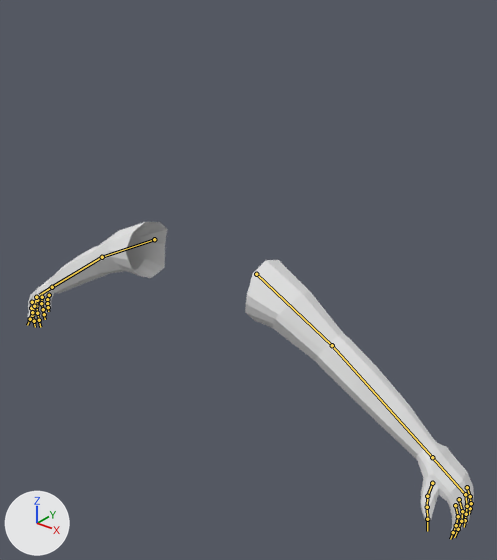
The FBX model Assets/Models/human_viewmodel.fbx: old version first, new version second.
One viewpoint serves both versions: a 50 mm lens placed at (4.73, -5.17, 3.2), pointed at (0.78, -0.23, 0.14). Every picture has the same lights, and +X, +Y and +Z are marked at lower left. The bones that bend it are drawn over the model as lines.

Names of what the first picture shows: 'EnemyMesh'.
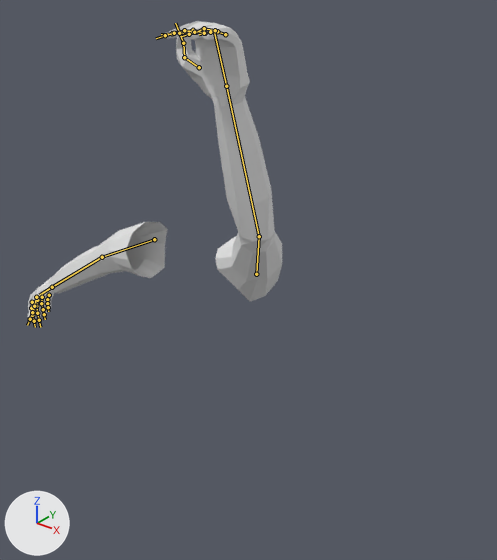
The newer file adds an action. The first version stands in its rest pose; the second is drawn at frame 1 of the action 'Armature|Hang'.

Boxes (x1, y1, x2, y2) around the edits, measured in the pictures (497 x 560 px):
'EnemyMesh', posed (43% narrower): before (27, 222, 474, 534); after (27, 21, 282, 322)
bone 'Upper_Arm.L', root to tip: before (256, 274) to (332, 345); after (256, 274) to (259, 236)
bone 'Lower_Arm.L', root to tip: before (332, 345) to (432, 457); after (259, 236) to (226, 86)
bone 'Little_Finger_Proximal.L', root to tip: before (467, 487) to (470, 496); after (225, 34) to (217, 31)
bone 'Ring_Finger_Proximal.L', root to tip: before (465, 494) to (467, 506); after (215, 30) to (204, 28)
bone 'Middle_Finger_Proximal.L', root to tip: before (459, 499) to (462, 511); after (204, 33) to (193, 30)
bone 'Middle_Finger_Intermediate.L', root to tip: before (462, 511) to (461, 521); after (193, 30) to (183, 32)
bone 'Middle_Finger_Distal.L', root to tip: before (461, 521) to (458, 529); after (183, 32) to (172, 33)
bone 'Index_Finger_Proximal.L', root to tip: before (455, 505) to (458, 516); after (194, 32) to (184, 30)
bone 'Index_Finger_Intermediate.L', root to tip: before (458, 516) to (456, 525); after (184, 30) to (174, 33)
bone 'Thumb_Proximal.L', root to tip: before (432, 483) to (427, 496); after (199, 67) to (184, 57)
bone 'Thumb_Intermediate.L', root to tip: before (427, 496) to (427, 507); after (184, 57) to (183, 43)
bone 'Thumb_Distal.L', root to tip: before (427, 507) to (427, 519); after (183, 43) to (179, 33)

What changed in the scene script:
```text
Change bone_upper_arm_l:
    where bone_upper_arm_l = bpy.data.objects['Armature'].pose.bones['Upper_Arm.L']
    bone_upper_arm_l.rotation_quaternion: (1.0, 0.0, 0.0, 0.0) -> (0.367, 0.664, -0.649, -0.057)  # degrees (0, 0, 0) -> degrees (142, -24, -80)
Change bone_lower_arm_l:
    where bone_lower_arm_l = bpy.data.objects['Armature'].pose.bones['Lower_Arm.L']  # child of 'Upper_Arm.L'
    bone_lower_arm_l.rotation_quaternion: (1.0, 0.0, 0.0, 0.0) -> (0.714, 0.282, 0.639, 0.047)  # degrees (0, 0, 0) -> degrees (87, 62, 67)
Change bone_little_finger_proximal_l:
    where bone_little_finger_proximal_l = bpy.data.objects['Armature'].pose.bones['Little_Finger_Proximal.L']  # child of 'Hand.L'
    bone_little_finger_proximal_l.rotation_quaternion: (1.0, 0.0, 0.0, 0.0) -> (0.968, 0.0, 0.0, -0.25)  # degrees (0, 0, 0) -> degrees (0, 0, -29)
Change bone_ring_finger_proximal_l:
    where bone_ring_finger_proximal_l = bpy.data.objects['Armature'].pose.bones['Ring_Finger_Proximal.L']  # child of 'Hand.L'
    bone_ring_finger_proximal_l.rotation_quaternion: (1.0, 0.0, 0.0, 0.0) -> (0.975, 0.0, 0.0, -0.221)  # degrees (0, 0, 0) -> degrees (0, 0, -26)
Change bone_middle_finger_proximal_l:
    where bone_middle_finger_proximal_l = bpy.data.objects['Armature'].pose.bones['Middle_Finger_Proximal.L']  # child of 'Hand.L'
    bone_middle_finger_proximal_l.rotation_quaternion: (1.0, 0.0, 0.0, 0.0) -> (0.97, 0.0, 0.0, -0.243)  # degrees (0, 0, 0) -> degrees (0, 0, -28)
Change bone_middle_finger_intermediate_l:
    where bone_middle_finger_intermediate_l = bpy.data.objects['Armature'].pose.bones['Middle_Finger_Intermediate.L']  # child of 'Middle_Finger_Proximal.L'
    bone_middle_finger_intermediate_l.rotation_quaternion: (1.0, 0.0, 0.0, 0.0) -> (0.999, 0.0, 0.0, 0.054)  # degrees (0, 0, 0) -> degrees (0, 0, 6)
Change bone_middle_finger_distal_l:
    where bone_middle_finger_distal_l = bpy.data.objects['Armature'].pose.bones['Middle_Finger_Distal.L']  # child of 'Middle_Finger_Intermediate.L'
    bone_middle_finger_distal_l.rotation_quaternion: (1.0, 0.0, 0.0, 0.0) -> (0.994, 0.0, 0.0, 0.11)  # degrees (0, 0, 0) -> degrees (0, 0, 13)
Change bone_index_finger_proximal_l:
    where bone_index_finger_proximal_l = bpy.data.objects['Armature'].pose.bones['Index_Finger_Proximal.L']  # child of 'Hand.L'
    bone_index_finger_proximal_l.rotation_quaternion: (1.0, 0.0, 0.0, 0.0) -> (0.969, 0.0, 0.0, -0.249)  # degrees (0, 0, 0) -> degrees (0, 0, -29)
Change bone_index_finger_intermediate_l:
    where bone_index_finger_intermediate_l = bpy.data.objects['Armature'].pose.bones['Index_Finger_Intermediate.L']  # child of 'Index_Finger_Proximal.L'
    bone_index_finger_intermediate_l.rotation_quaternion: (1.0, 0.0, 0.0, 0.0) -> (0.998, 0.0, 0.0, 0.07)  # degrees (0, 0, 0) -> degrees (0, 0, 8)
Change bone_thumb_proximal_l:
    where bone_thumb_proximal_l = bpy.data.objects['Armature'].pose.bones['Thumb_Proximal.L']  # child of 'Hand.L'
    bone_thumb_proximal_l.rotation_quaternion: (1.0, 0.0, 0.0, 0.0) -> (0.945, 0.223, -0.098, 0.219)  # degrees (0, 0, 0) -> degrees (23, -16, 23)
Change bone_thumb_intermediate_l:
    where bone_thumb_intermediate_l = bpy.data.objects['Armature'].pose.bones['Thumb_Intermediate.L']  # child of 'Thumb_Proximal.L'
    bone_thumb_intermediate_l.rotation_quaternion: (1.0, 0.0, 0.0, 0.0) -> (0.923, -0.065, -0.187, 0.329)  # degrees (0, 0, 0) -> degrees (-15, -18, 42)
Change bone_thumb_distal_l:
    where bone_thumb_distal_l = bpy.data.objects['Armature'].pose.bones['Thumb_Distal.L']  # child of 'Thumb_Intermediate.L'
    bone_thumb_distal_l.rotation_quaternion: (1.0, 0.0, 0.0, 0.0) -> (0.94, -0.312, 0.064, -0.126)  # degrees (0, 0, 0) -> degrees (-37, 2, -16)
```
